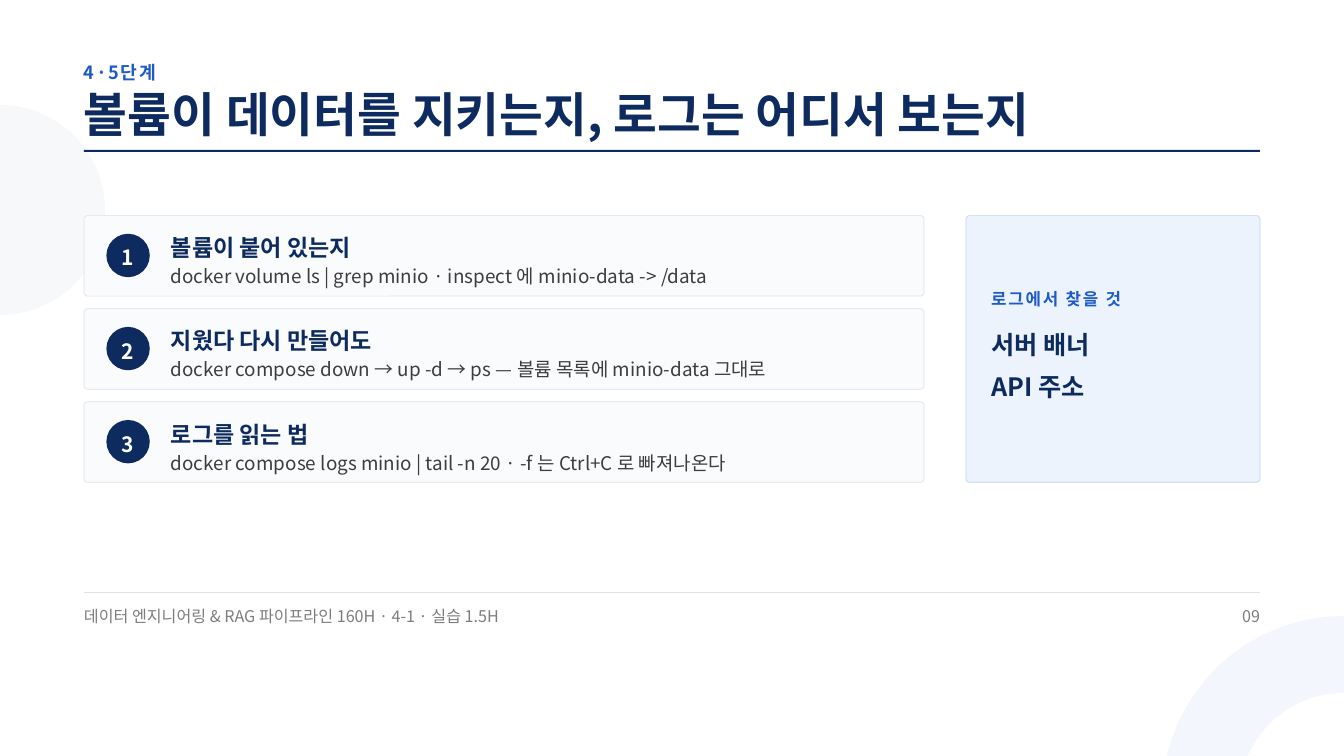
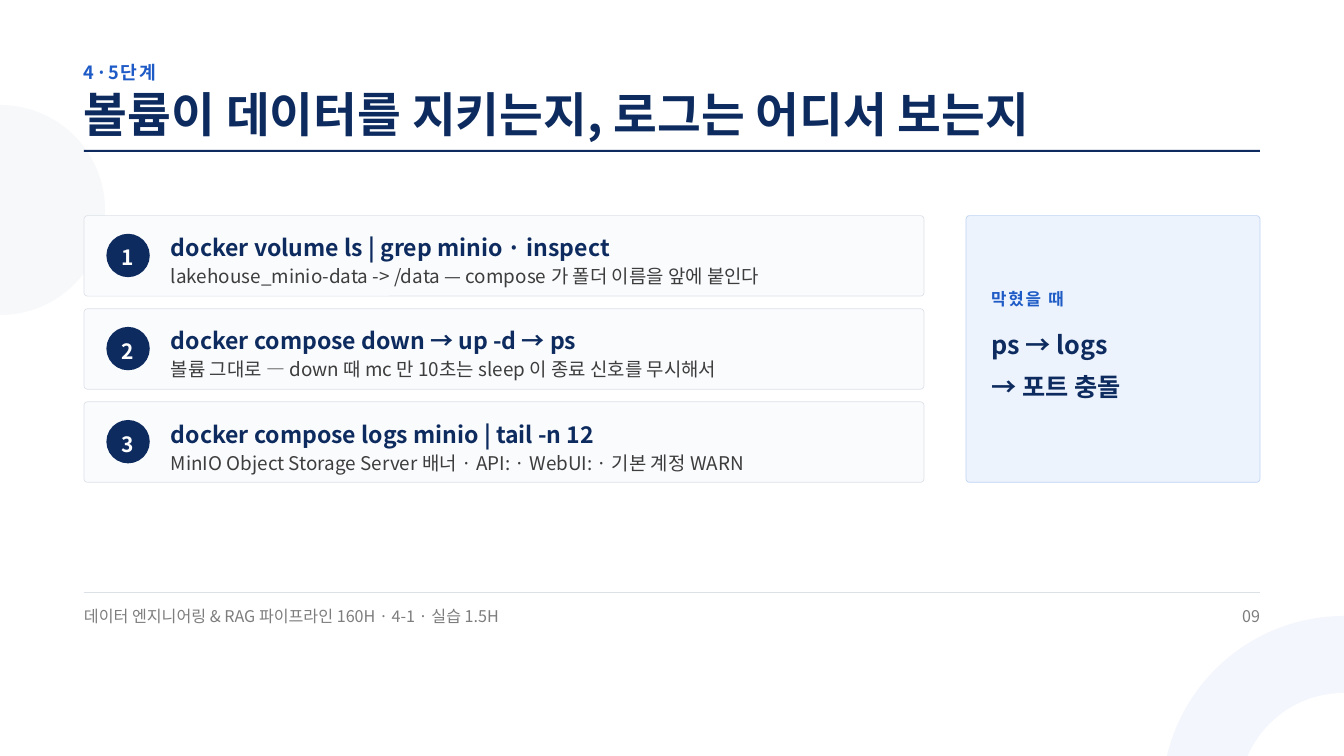
Before and after one commit to aebonlee/materials, a slide deck: slide 9 of data-eng/decks/w4d1s2.pptx. Drawn at 1344x756 pixels with LibreOffice and Linux fonts; fonts in the diff are those of the drawing. Boxes give left, top, right and bottom in pixels: in the first picture for what was removed or moved away, otherwise in the second. Text is boxed around its words. In the diff, an @@ line names an element or a change of style, - is before the commit and + after.

```diff
--- a/data-eng/decks/w4d1s2.pptx
+++ b/data-eng/decks/w4d1s2.pptx
@@ text at (171,237,610,262): text changed @@
-볼륨이 붙어 있는지
+docker volume ls | grep minio · inspect
@@ text at (171,267,759,288): text changed @@
-docker volume ls | grep minio · inspect 에 minio-data -> /data
+lakehouse_minio-data -> /data — compose 가 폴더 이름을 앞에 붙인다
@@ text at (991,291,1063,307): text changed @@
-로그에서 찾을 것
+막혔을 때
@@ text at (171,330,576,354): text changed @@
-지웠다 다시 만들어도
+docker compose down → up -d → ps
@@ text at (991,334,1120,399): text changed @@
-서버 배너
-API 주소
+ps → logs
+→ 포트 충돌
@@ text at (171,360,717,381): text changed @@
-docker compose down → up -d → ps — 볼륨 목록에 minio-data 그대로
+볼륨 그대로 — down 때 mc 만 10초는 sleep 이 종료 신호를 무시해서
@@ text at (171,424,594,448): text changed @@
-로그를 읽는 법
+docker compose logs minio | tail -n 12
@@ text at (171,454,744,475): text changed @@
-docker compose logs minio | tail -n 20 · -f 는 Ctrl+C 로 빠져나온다
+MinIO Object Storage Server 배너 · API: · WebUI: · 기본 계정 WARN
```
Also in this commit, not shown: 8 other slides changed, 1 slide added, 1 slide removed, 42 other files.
